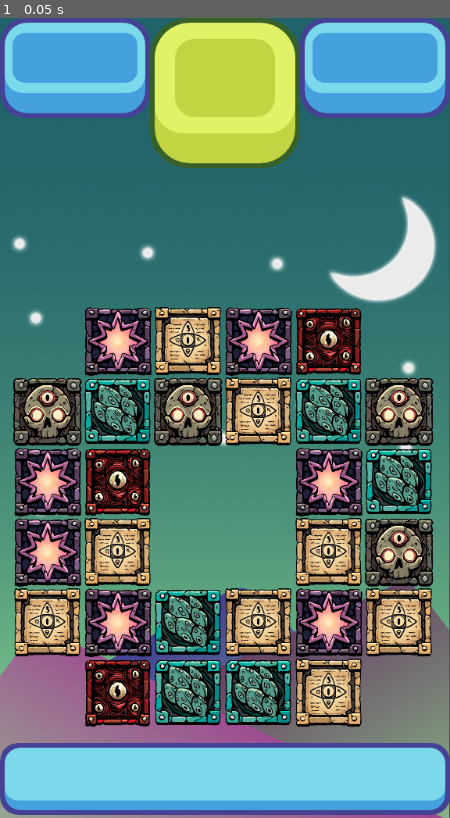
Above: before the commit, frame 1.
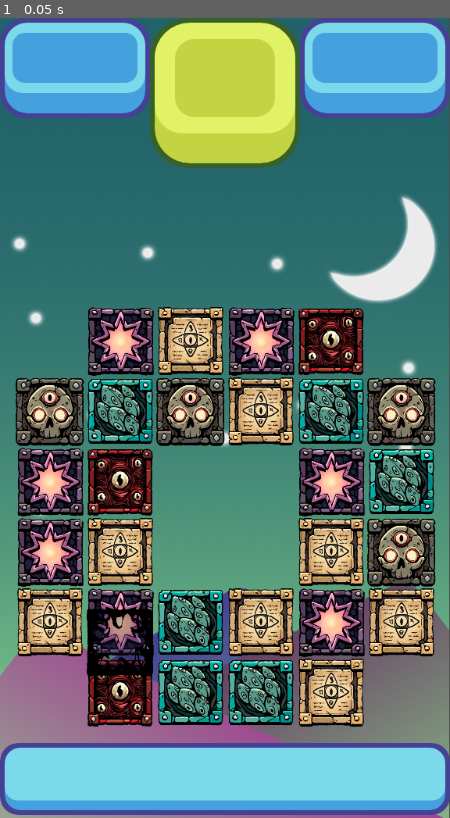
Above: after the commit, the same moment.

Repository: 4tramutola/match_3_lovecraft
Game: Godot game, scene res://scenes/game_window.tscn
Same seed, same stepped clock (60 frames per second), same inputs: the game is played once before the commit and once after it.
Inputs:
- Up to frame 1 (0.05 s): no input

The runs differ from the first frame. In frame 1, 23% of the frame differs, in the area x 2-97%, y 36-89%.

Commit message:
Refactoring

Diff:
--- a/scenes/Piece.tscn
+++ b/scenes/Piece.tscn
@@ -7,5 +7,4 @@
 script = ExtResource("1_gksgf")
 
 [node name="Sprite2D" type="Sprite2D" parent="."]
-position = Vector2(-4, 0)
 scale = Vector2(0.5, 0.5)
--- a/scenes/dark.tscn
+++ b/scenes/dark.tscn
@@ -7,4 +7,5 @@
 script = ExtResource("1_8w4s7")
 
 [node name="Sprite2D" type="Sprite2D" parent="."]
+scale = Vector2(0.4, 0.4)
 texture = ExtResource("1_ey04d")
--- a/scenes/game_window.tscn
+++ b/scenes/game_window.tscn
@@ -1,9 +1,10 @@
-[gd_scene load_steps=5 format=3 uid="uid://dlhxjp7t8k0cs"]
+[gd_scene load_steps=6 format=3 uid="uid://dlhxjp7t8k0cs"]
 
 [ext_resource type="Texture2D" uid="uid://dficykcwhhist" path="res://art/background 2.png" id="1_5snyb"]
 [ext_resource type="Texture2D" uid="uid://ccifo13kdg1nj" path="res://art/Top UI v 2.png" id="2_xqmpp"]
 [ext_resource type="Texture2D" uid="uid://5r4tig42n01" path="res://art/Bottom UI v 2.png" id="3_7wq2k"]
 [ext_resource type="Script" uid="uid://b4ua1gowkofww" path="res://scenes/grid.gd" id="4_xqmpp"]
+[ext_resource type="Script" uid="uid://dvh1ecs1j2tgf" path="res://scripts/dark_holder.gd" id="5_7wq2k"]
 
 [node name="game_window" type="Node2D"]
 
@@ -33,8 +34,10 @@
 offset = 90
 y_offset = 2
 empty_spaces = PackedVector2Array(0, 0, 0, 5, 5, 5, 5, 0, 2, 2, 2, 3, 3, 2, 3, 3)
+dark_spaces = PackedVector2Array(1, 1)
 
 [node name="dark_holder" type="Node2D" parent="."]
+script = ExtResource("5_7wq2k")
 
 [node name="destroy_timer" type="Timer" parent="."]
 wait_time = 0.5
@@ -48,6 +51,8 @@
 wait_time = 0.5
 one_shot = true
 
+[connection signal="damage_dark" from="grid" to="dark_holder" method="_on_grid_damage_dark"]
+[connection signal="make_dark" from="grid" to="dark_holder" method="_on_grid_make_dark"]
 [connection signal="timeout" from="destroy_timer" to="grid" method="_on_destroy_timer_timeout"]
 [connection signal="timeout" from="collapse_timer" to="grid" method="_on_collapse_timer_timeout"]
 [connection signal="timeout" from="refill_timer" to="grid" method="_on_refill_timer_timeout"]
--- a/scenes/grid.gd
+++ b/scenes/grid.gd
@@ -14,6 +14,11 @@
 
 # Obstacle Stuff
 @export var empty_spaces: PackedVector2Array
+@export var dark_spaces: PackedVector2Array
+
+# Obstacle signals
+signal damage_dark
+signal make_dark
 
 #Pieces array
 var possible_pieces = [
@@ -43,11 +48,17 @@
 	state = move;
 	all_pieces = make_2d_array()
 	spawn_pieces();
-
-func restricted_moviment(place):
-	#check empty pieces
-	for i in empty_spaces.size():
-		if empty_spaces[i] == place:
+	spawn_dark();
+
+func restricted_fill(place):
+		#check empty pieces
+	if is_in_array(empty_spaces, place):
+		return true
+	return false
+
+func is_in_array(array, item):
+	for i in array.size():
+		if array[i] == item:
 			return true
 	return false
 
@@ -62,7 +73,7 @@
 func spawn_pieces():
 	for i in width:
 		for j in height:
-			if !restricted_moviment(Vector2(i, j)):
+			if !restricted_fill(Vector2(i, j)):
 				var rand = floor(randi_range(0, possible_pieces.size() - 1))
 				var loops = 0
 				var piece = possible_pieces[rand].instantiate()
@@ -74,6 +85,10 @@
 				add_child(piece)
 				piece.set_position(grid_to_pixel(i, j))
 				all_pieces[i][j] = piece
+
+func spawn_dark():
+	for i in dark_spaces.size():
+		emit_signal("make_dark", dark_spaces[i])
 
 func match_at(i, j, color):
 	if i > 1:
@@ -162,24 +177,28 @@
 			if all_pieces[i][j] != null:
 				var current_color = all_pieces[i][j].color;
 				if i > 0 && i < width - 1:
-					if all_pieces[i - 1][j] != null && all_pieces[i + 1][j] != null:
+					if !is_piece_null(i - 1, j) && all_pieces[i + 1][j] != null && all_pieces[i + 1][j] != null:
 						if all_pieces[i - 1][j].color == current_color && all_pieces[i + 1][j].color == current_color:
-							all_pieces[i - 1][j].matched = true;
-							all_pieces[i - 1][j].dim();
-							all_pieces[i][j].matched = true;
-							all_pieces[i][j].dim();
-							all_pieces[i + 1][j].matched = true;
-							all_pieces[i + 1][j].dim();
+							match_and_dim(all_pieces[i - 1][j])
+							match_and_dim(all_pieces[i][j])
+							match_and_dim(all_pieces[i + 1][j])
 				if j > 0 && j < height - 1:
 					if all_pieces[i][j - 1] != null && all_pieces[i][j + 1] != null:
 						if all_pieces[i][j - 1].color == current_color && all_pieces[i][j + 1].color == current_color:
-							all_pieces[i][j - 1].matched = true;
-							all_pieces[i][j - 1].dim();
-							all_pieces[i][j].matched = true;
-							all_pieces[i][j].dim();
-							all_pieces[i][j + 1].matched = true;
-							all_pieces[i][j + 1].dim();
+							match_and_dim(all_pieces[i][j - 1])
+							match_and_dim(all_pieces[i][j])
+							match_and_dim(all_pieces[i][j + 1])
 	get_parent().get_node("destroy_timer").start();
+
+func is_piece_null(column, row):
+	if all_pieces[column][row] == null:
+		return true
+	return false
+
+func match_and_dim(item):
+	item.matched = true
+	item.dim()
+	pass
 
 func destroy_matched():
 	var was_matched = false;
@@ -187,6 +206,7 @@
 		for j in height:
 			if all_pieces[i][j] != null:
 				if all_pieces[i][j].matched:
+					emit_signal("damage_dark", Vector2(i, j))
 					was_matched = true
 					all_pieces[i][j].queue_free();
 					all_pieces[i][j] != null
@@ -199,7 +219,7 @@
 func collapse_columns():
 	for i in width:
 		for j in height:
-			if all_pieces[i][j] == null && !restricted_moviment(Vector2(i, j)):
+			if all_pieces[i][j] == null && !restricted_fill(Vector2(i, j)):
 				for k in range(j + 1, height):
 					if all_pieces[i][k] != null:
 						all_pieces[i][k].move(grid_to_pixel(i, j))
@@ -211,7 +231,7 @@
 func refill_columns():
 	for i in width:
 		for j in height:
-			if all_pieces[i][j] == null && !restricted_moviment(Vector2(i, j)):
+			if all_pieces[i][j] == null && !restricted_fill(Vector2(i, j)):
 				var rand = floor(randi_range(0, possible_pieces.size() - 1));
 				var loops = 0;
 				var piece = possible_pieces[rand].instantiate();
--- /dev/null
+++ b/scripts/dark_holder.gd
@@ -0,0 +1,34 @@
+extends Node2D
+
+var dark_pieces = []
+var width = 6
+var height = 6
+var dark = preload("res://scenes/dark.tscn")
+
+# Called when the node enters the scene tree for the first time.
+func _ready():
+	pass
+
+func make_2d_array():
+	var array = []
+	for i in width:
+		array.append([])
+		for j in height:
+			array[i].append(null);
+	return array;
+
+func _on_grid_make_dark(board_position):
+	if dark_pieces.size() == 0:
+		dark_pieces = make_2d_array()
+	var current = dark.instantiate()
+	add_child(current)
+	current.position = Vector2(board_position.x * 90 + 64, -board_position.y * 64 + 864)
+	dark_pieces[board_position.x][board_position.y] = current
+
+func _on_grid_damage_dark(board_position):
+	if dark_pieces[board_position.x][board_position.y]	 != null:
+		dark_pieces[board_position.x][board_position.y].take_damage(1)
+		if dark_pieces[board_position.x][board_position.y].health <= 0:
+			dark_pieces[board_position.x][board_position.y].queue_free()  # Correct usage
+			dark_pieces[board_position.x][board_position.y] = null  # Clear the reference
+	pass # Replace with function body.
Binary file changed: Pieces/Dark_Basic.png
Not shown, added: scripts/dark_holder.gd.uid
